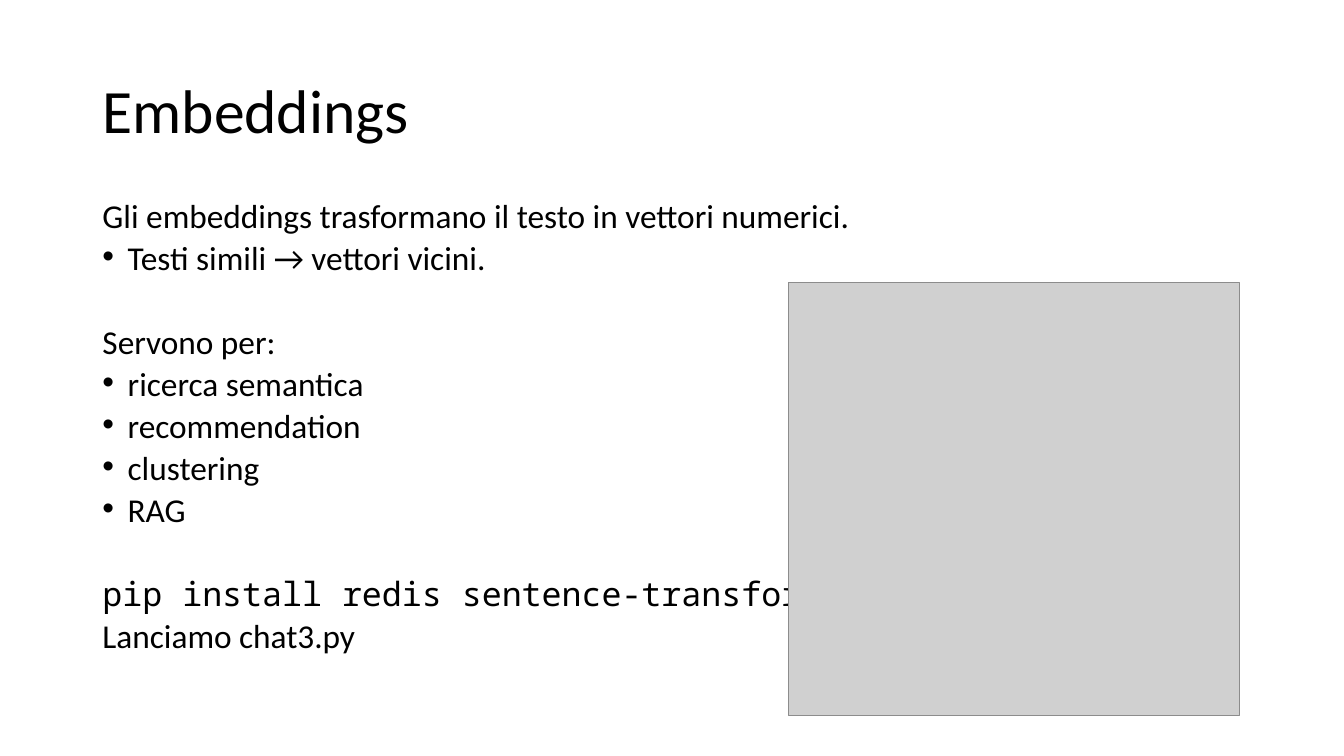
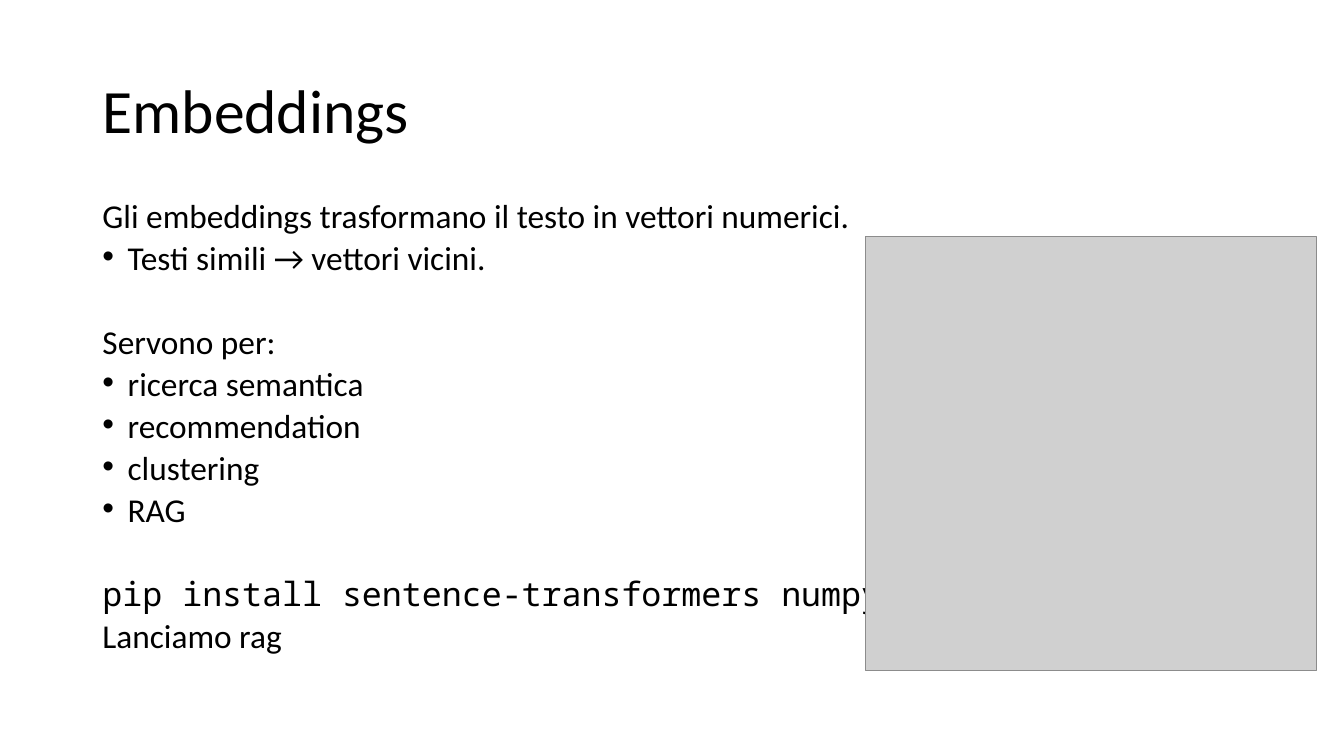
Before and after one commit to dipialx/Corso-Python, a slide deck: slide 18 of Lez6.pptx. Drawn at 1344x756 pixels with LibreOffice and Linux fonts; fonts in the diff are those of the drawing; grey boxes stand for pictures. Boxes give left, top, right and bottom in pixels: in the first picture for what was removed or moved away, otherwise in the second. Text is boxed around its words. In the diff, an @@ line names an element or a change of style, - is before the commit and + after.

```diff
--- a/Lez6.pptx
+++ b/Lez6.pptx
@@ picture: place and size @@
-picture at (788, 282, 1239, 716)
+picture at (866, 237, 1317, 670)
@@ text at (102, 575, 881, 654): text changed @@
-pip install redis sentence-transformers numpy
-Lanciamo chat3.py
+pip install sentence-transformers numpy
+Lanciamo rag
```
Also in this commit, not shown: 5 slides added, 4 other files.
